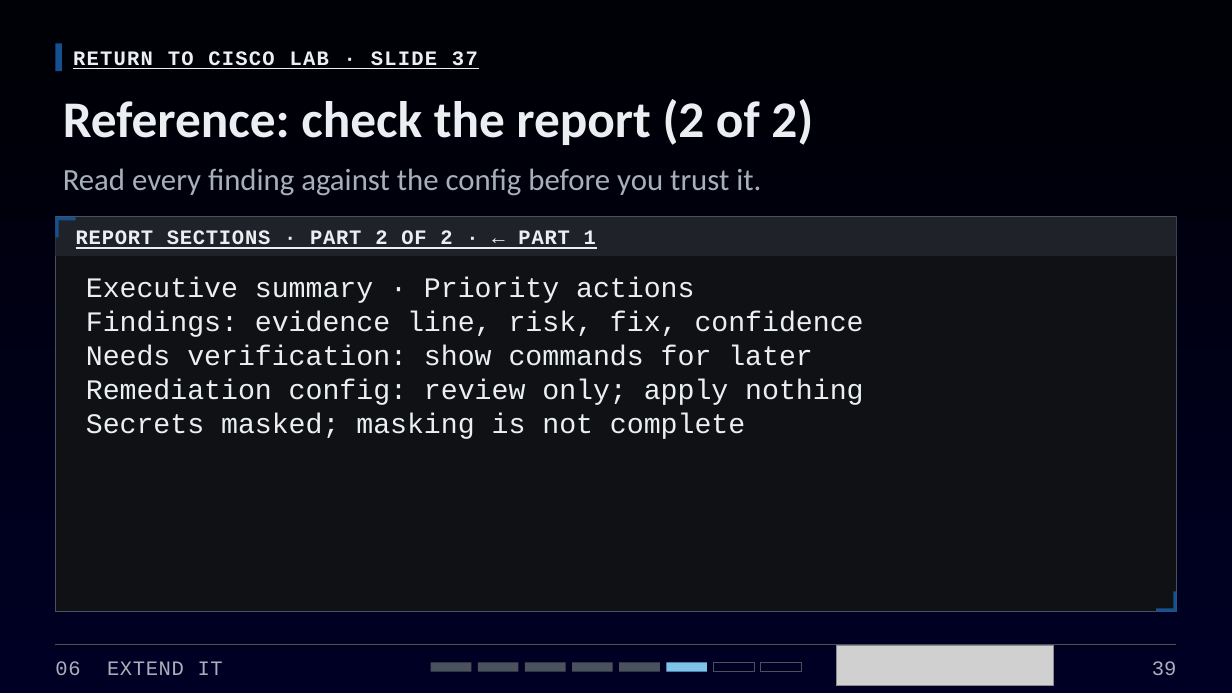
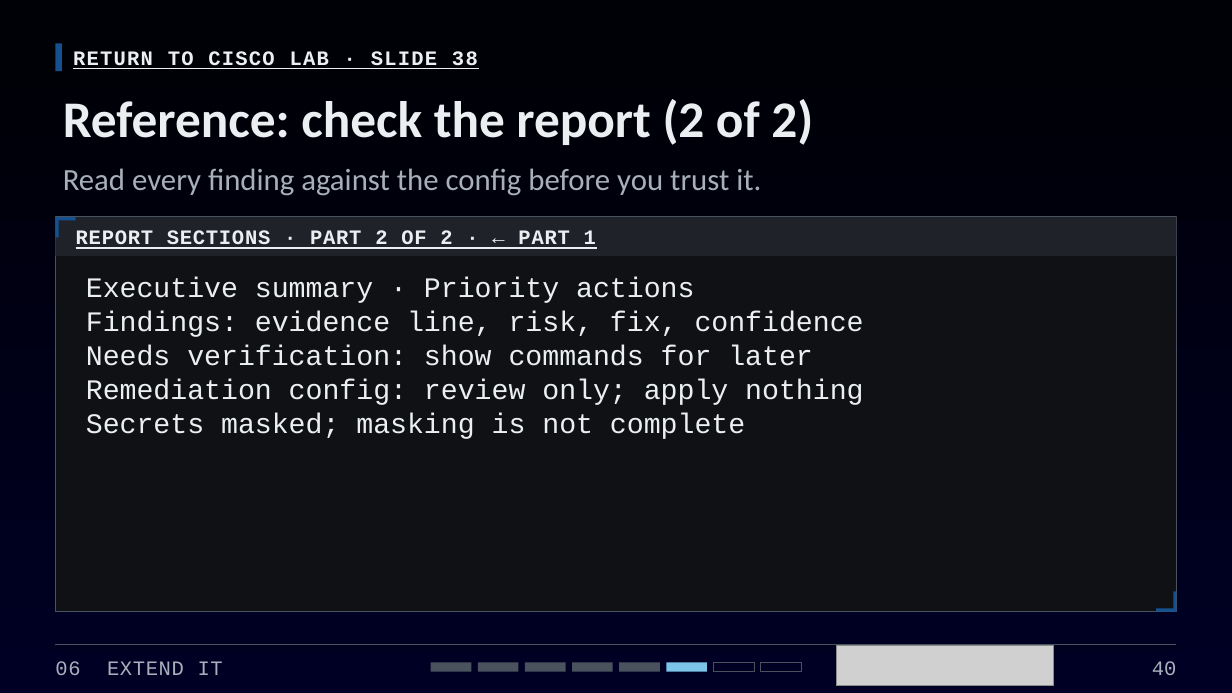
Before and after one commit to OCDEkr/Cite-Talk-2026, a slide deck: slide 40 of CITE-2026-AI-Cybersecurity-Workshop.pptx (slide 39 before the commit). Drawn at 1232x693 pixels with LibreOffice and Linux fonts; fonts in the diff are those of the drawing; grey boxes stand for pictures. Boxes give left, top, right and bottom in pixels: in the first picture for what was removed or moved away, otherwise in the second. Text is boxed around its words. In the diff, an @@ line names an element or a change of style, - is before the commit and + after.

```diff
--- a/CITE-2026-AI-Cybersecurity-Workshop.pptx
+++ b/CITE-2026-AI-Cybersecurity-Workshop.pptx
@@ text at [73,51,478,69]: text changed @@
-RETURN TO CISCO LAB · SLIDE 37
+RETURN TO CISCO LAB · SLIDE 38
@@ page number at [1152,661,1177,675]: text changed @@
-39
+40
```
Also in this commit, not shown: 4 other slides changed, 1 slide added, 4 other files.
